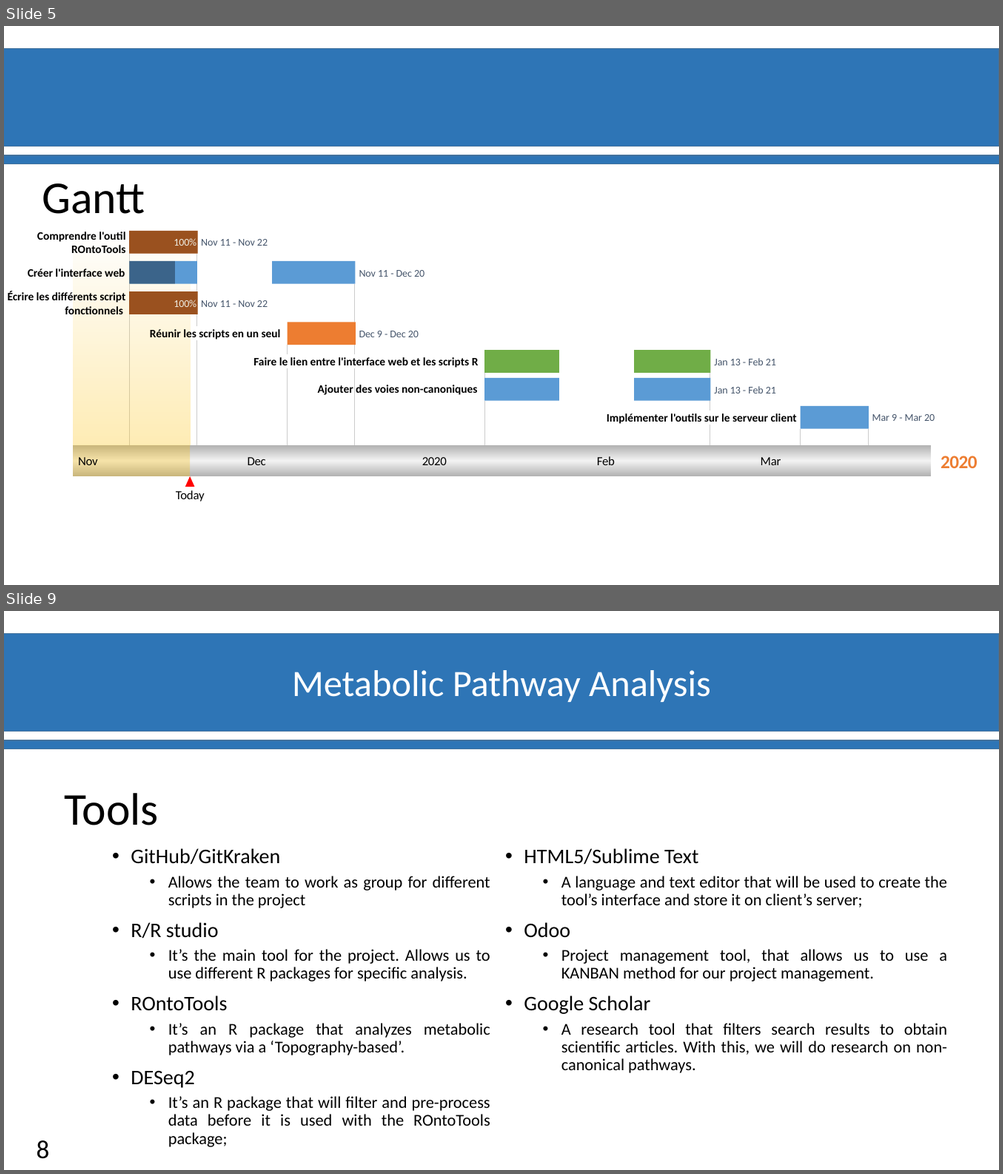
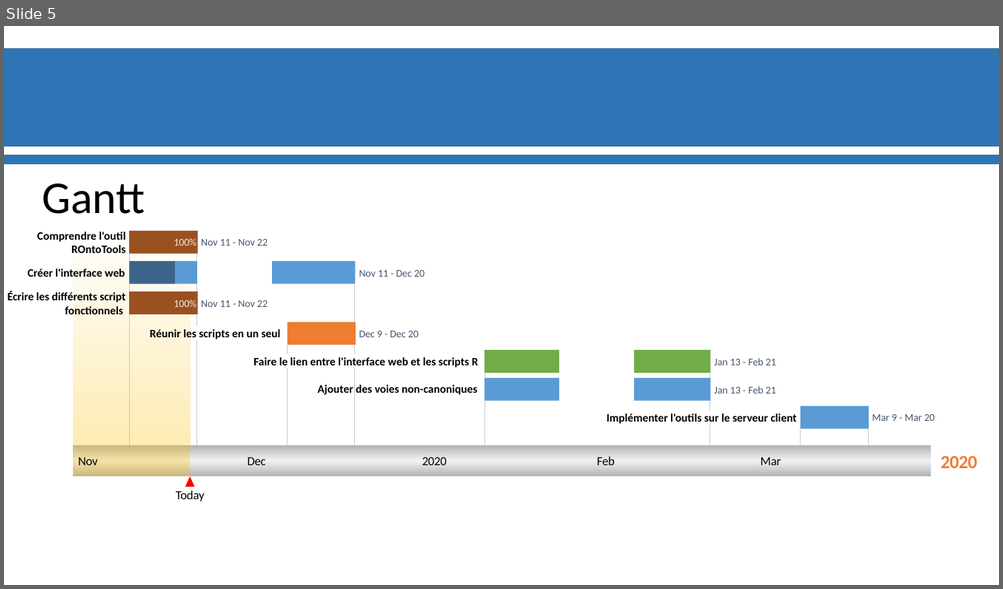
Before and after one commit to materrien/Projet-INSERM, a slide deck: Diapos_Suivit_projet.pptx. Shown one above the other, each under a label of ours: slides 5 and 9 before the commit, slide 5 after it; the slides between them are not shown. The pictures are 1003x1174 and 1003x589 pixels, drawn with LibreOffice and Linux fonts; fonts in the diff are those of the drawing; background and template pictures are left out. Boxes give left, top, right and bottom in pixels: in the first picture for what was removed or moved away, otherwise in the second. Text is boxed around its words. In the diff, an @@ line names an element or a change of style, - is before the commit and + after.

```diff
--- a/Diapos_Suivit_projet.pptx
+++ b/Diapos_Suivit_projet.pptx
@@ slide 9 removed at [4, 611, 999, 1170], background #FFFFFF; not listed: 2 template elements that a slide beside it also shows @@
@@ text removed at [292, 670, 711, 702] @@
-Metabolic Pathway Analysis
@@ text removed at [64, 793, 159, 826] @@
-Tools
@@ text removed at [131, 849, 490, 1147] @@
-• GitHub/GitKraken
-  • Allows the team to work as group for different scripts in the project
-• R/R studio
-  • It’s the main tool for the project. Allows us to use different R packages for specific analysis.
-• ROntoTools
-  • It’s an R package that analyzes metabolic pathways via a ‘Topography-based’.
-• DESeq2
-  • It’s an R package that will filter and pre-process data before it is used with the ROntoTools package;
@@ text removed at [523, 849, 947, 1073] @@
-• HTML5/Sublime Text
-  • A language and text editor that will be used to create the tool’s interface and store it on client’s server;
-• Odoo
-  • Project management tool, that allows us to use a KANBAN method for our project management.
-• Google Scholar
-  • A research tool that filters search results to obtain scientific articles. With this, we will do research on non-canonical pathways.
@@ page number removed at [37, 1141, 50, 1159] @@
-8
```
Also in this commit, not shown: 4 slides changed, 3 slides added, 2 other slides removed.
